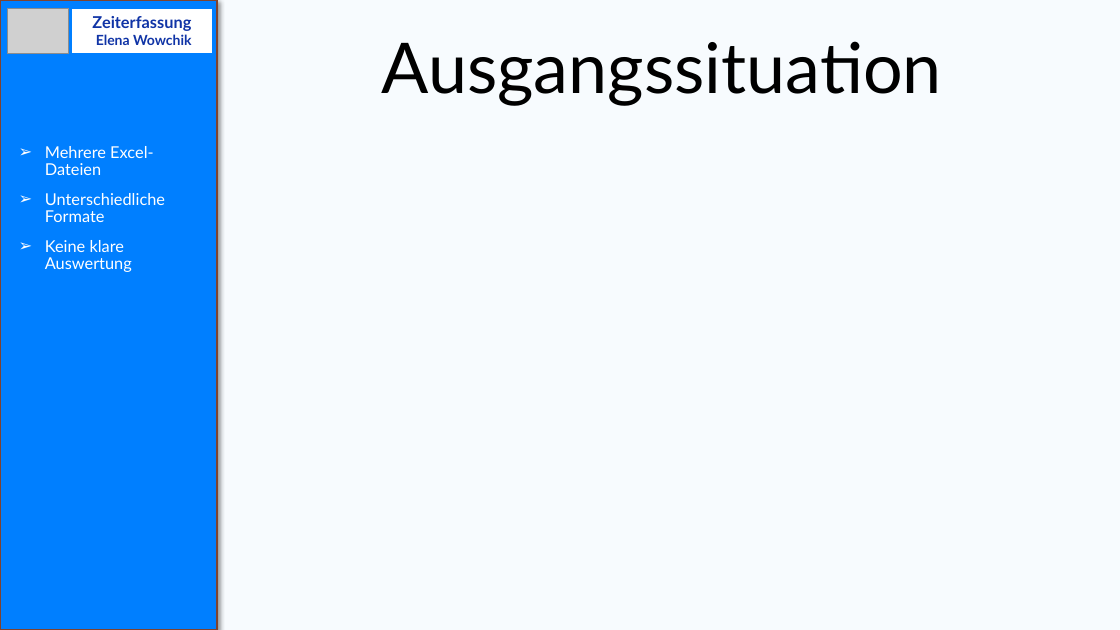
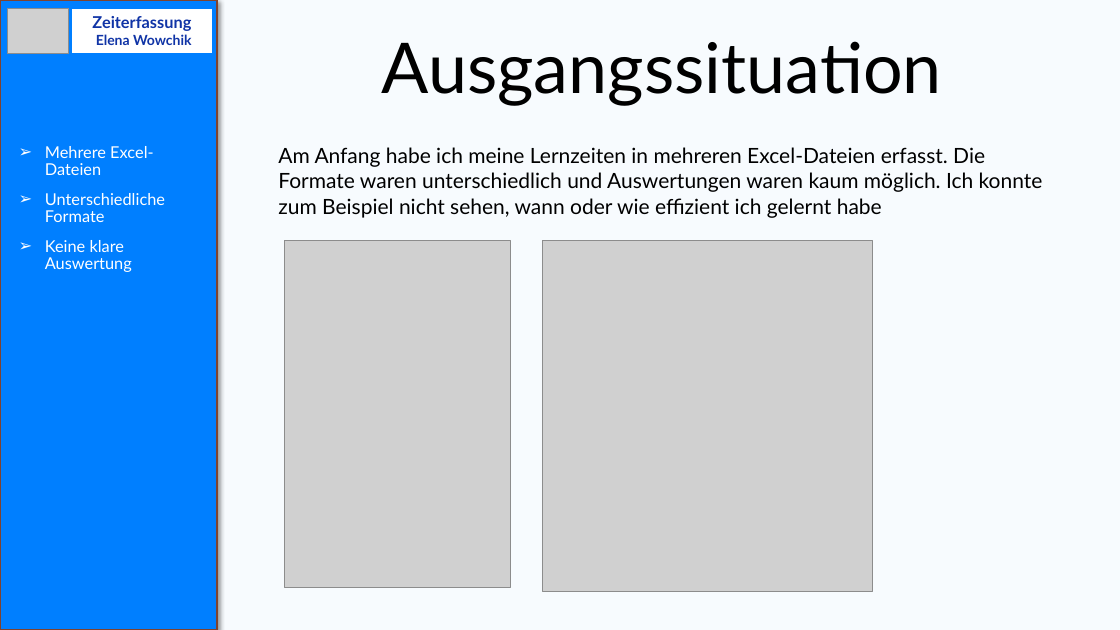
Before and after one commit to Elena-Wowchik/Projekt_Zeiterfassung, a slide deck: slide 3 of zeiterfassung_Projekt_Präsentation.pptx (slide 2 before the commit). Drawn at 1120x630 pixels with LibreOffice and Linux fonts; fonts in the diff are those of the drawing; grey boxes stand for pictures. Boxes give left, top, right and bottom in pixels: in the first picture for what was removed or moved away, otherwise in the second. Text is boxed around its words. In the diff, an @@ line names an element or a change of style, - is before the commit and + after.

```diff
--- a/zeiterfassung_Projekt_Präsentation.pptx
+++ b/zeiterfassung_Projekt_Präsentation.pptx
@@ text added at box(278, 147, 1043, 218), 18 pt, text #000000 @@
+Am Anfang habe ich meine Lernzeiten in mehreren Excel-Dateien erfasst. Die Formate waren unterschiedlich und Auswertungen waren kaum möglich. Ich konnte zum Beispiel nicht sehen, wann oder wie effizient ich gelernt habe
@@ picture added at box(284, 240, 510, 587) @@
@@ picture added at box(543, 240, 874, 592) @@
```
Also in this commit, not shown: 12 other slides changed, 4 slides added, 1 slide removed, 1 other file.
